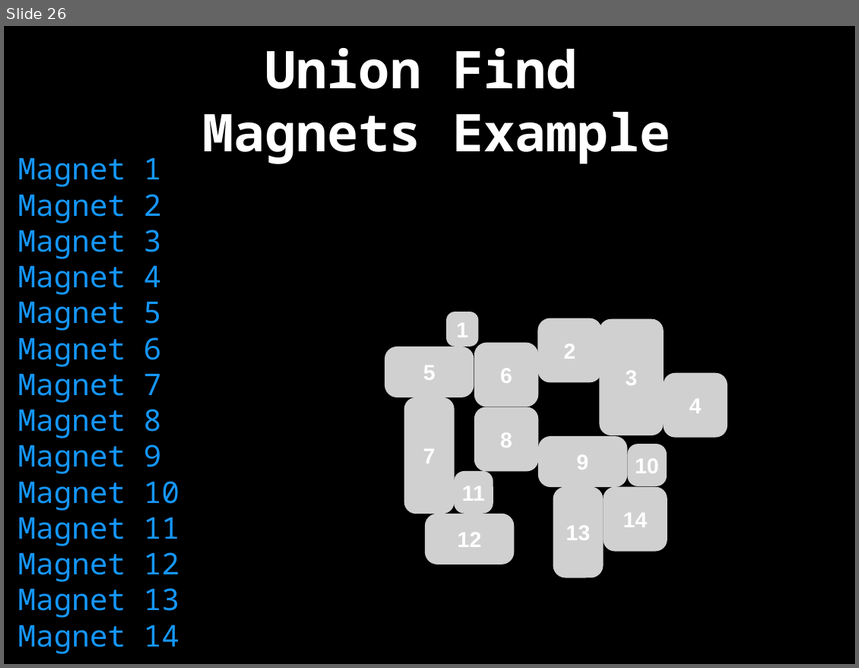
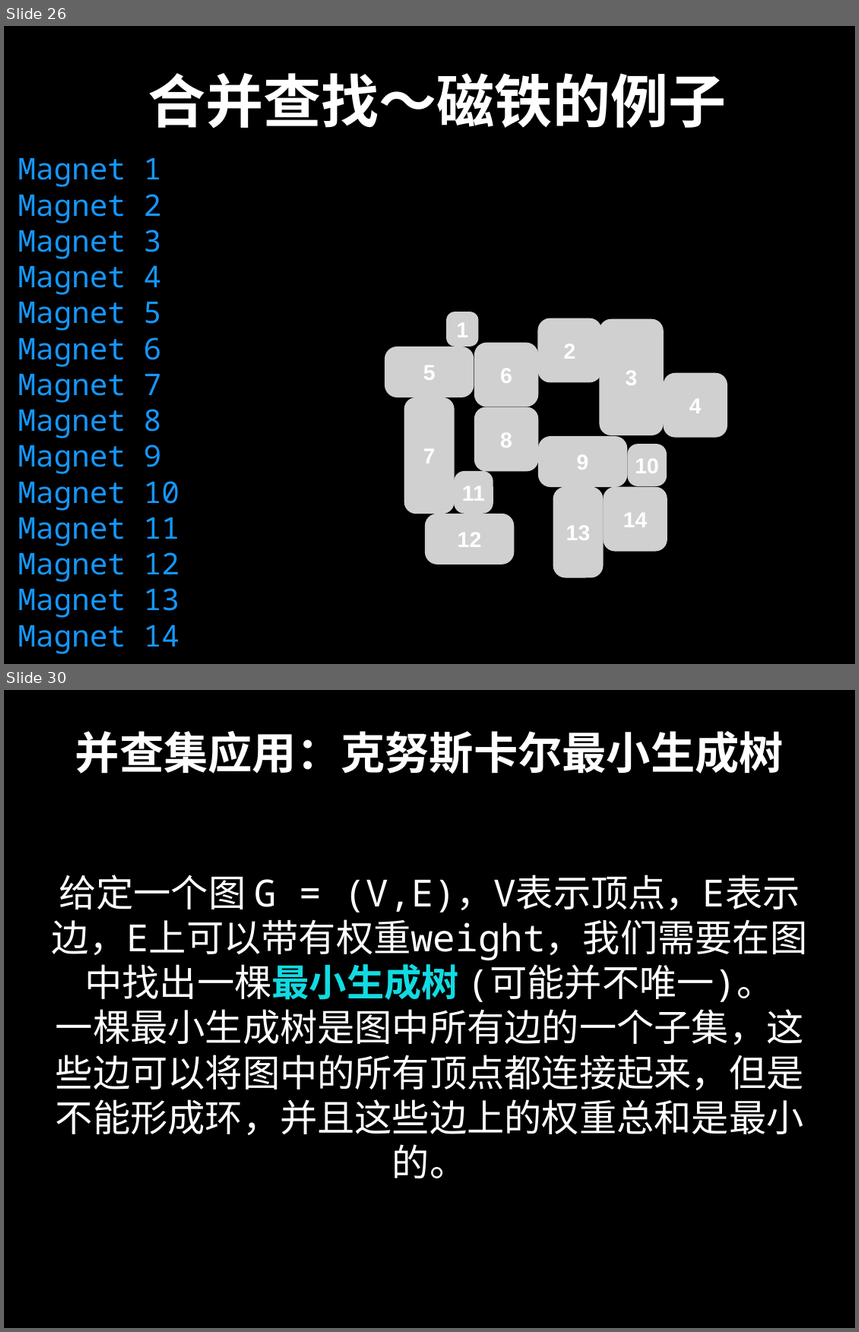
Before and after one commit to spring2go/Algorithms, a slide deck: slides/datastructures/unionfind/UnionFind.pptx. Shown one above the other, each under a label of ours: slide 26 before the commit, slides 26 and 30 after it; the slides between them are not shown. The pictures are 859x668 and 859x1332 pixels, drawn with LibreOffice and Linux fonts; fonts in the diff are those of the drawing; grey boxes stand for pictures. Boxes give left, top, right and bottom in pixels: in the first picture for what was removed or moved away, otherwise in the second. Text is boxed around its words. In the diff, an @@ line names an element or a change of style, - is before the commit and + after.

```diff
--- a/slides/datastructures/unionfind/UnionFind.pptx
+++ b/slides/datastructures/unionfind/UnionFind.pptx
@@ slide 30 added at [4, 690, 855, 1328], background #000000 @@
@@ title added at [75, 731, 784, 774], 53.3 pt, text #FFFFFF, bold @@
+并查集应用：克努斯卡尔最小生成树
@@ text added at [52, 875, 807, 1179], 45 pt, text #FFFFFF @@
+给定一个图 G = (V,E)，V表示顶点，E表示边，E上可以带有权重weight，我们需要在图中找出一棵最小生成树 (可能并不唯一)。
+一棵最小生成树是图中所有边的一个子集，这些边可以将图中的所有顶点都连接起来，但是不能形成环，并且这些边上的权重总和是最小的。
@@ slide 26 changed as well @@
@@ title at [148, 73, 726, 129]: text changed; size 62.6 to 69.6 pt @@
-Union Find
-Magnets Example
+合并查找～磁铁的例子
```
Also in this commit, not shown: 50 other slides changed, 4 other slides added, 5 slides removed, 1 other file.
